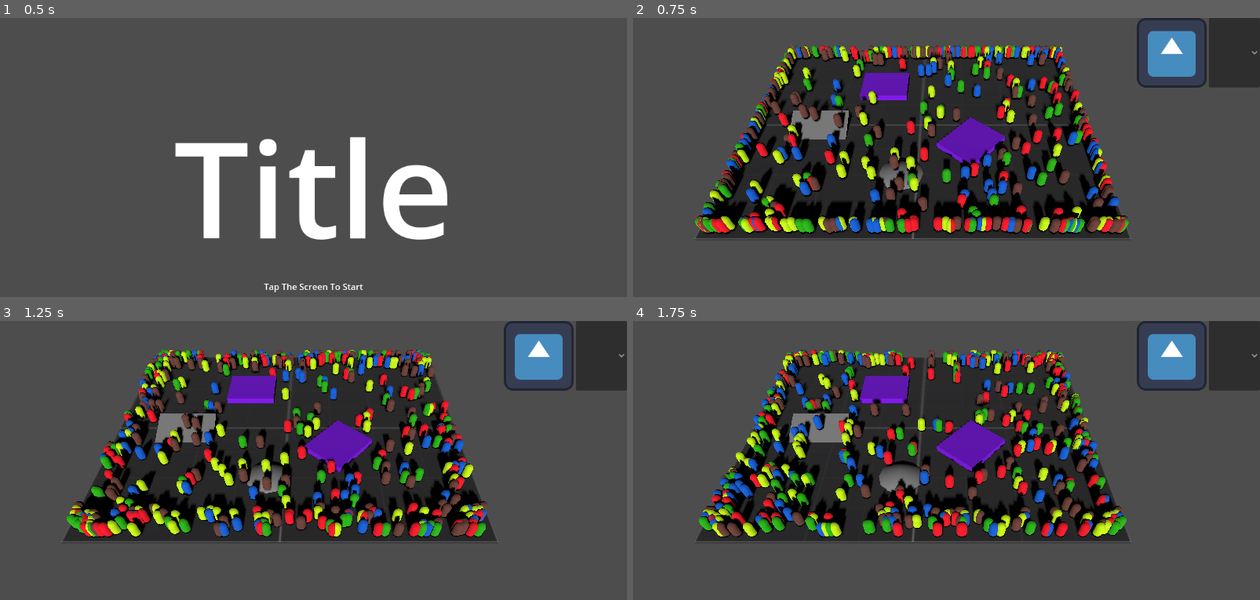
Above: before the commit, frames 1-4 (two rows, left to right).
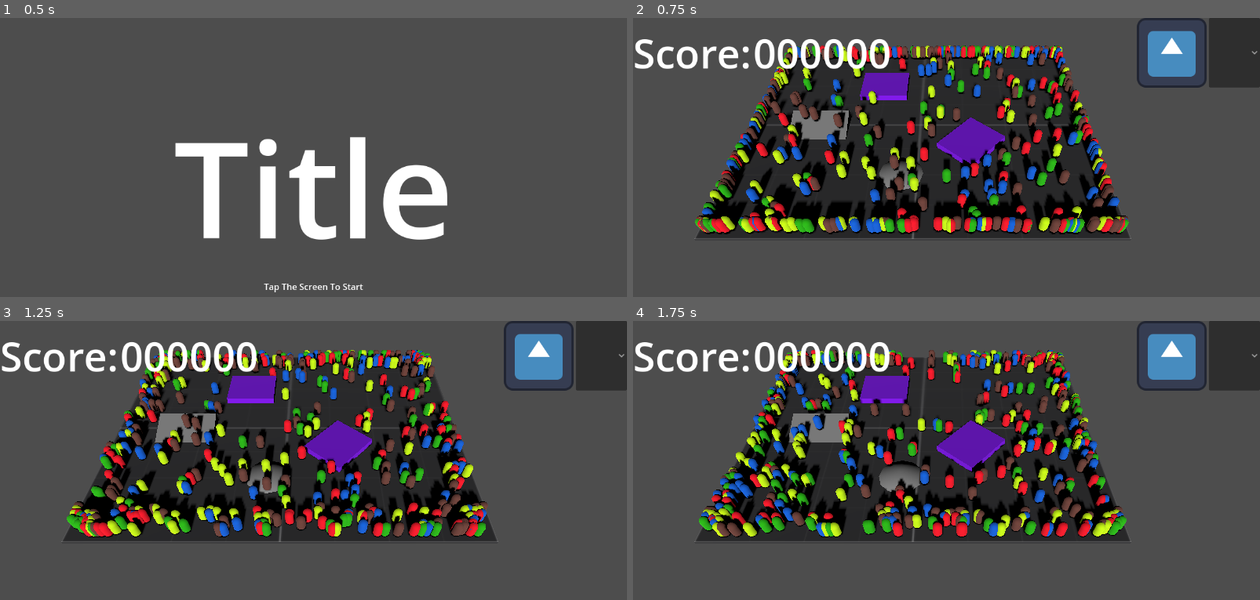
Above: after the commit, the same moments.

Repository: cgo722/DumbAI
Game: Godot game, scene res://main_world.tscn
The game is run twice, just before and just after one commit, with the same random seed, the same clock (stepped at 60 frames per second) and the same inputs. The engine's default icon, where the game draws it, is replaced by a stand-in: a white triangle on a blue panel in a dark square.
Inputs (mouse positions are in pixels of both pictures, inside the frame that each line leads up to):
- Up to frame 1 (0.5 s): no input
- Up to frame 2 (0.75 s): tap Enter at 0.5 s; move the mouse to (1084, 177) at 0.52 s; click (1084, 177) at 0.67 s
- Up to frame 3 (1.25 s): no input
- Up to frame 4 (1.75 s): click (1172, 354) at 1.25 s

Frame 1 is identical in both runs. In frame 2, 1.9% of the frame differs, in the area x 0-41%, y 7-19%; in frame 3, 1.9%; in frame 4, 1.9%.

Commit message:
Fixed the lack of touch controls working and added a score label to the hud

Diff:
--- a/Controlls/mobile_input.gd
+++ b/Controlls/mobile_input.gd
@@ -11,9 +11,12 @@
 var drag_offset: Vector3 = Vector3.ZERO
 
 func _unhandled_input(event):
+	print("Received input:", event)
 	if event is InputEventScreenTouch:
+		print("Screen touch:", event.pressed)
 		if event.pressed:
 			grabbed_agent = raycast_ai(event.position)
+			print("Grabbed agent:", grabbed_agent)
 			if grabbed_agent:
 				var from = camera.project_ray_origin(event.position)
 				var to = from + camera.project_ray_normal(event.position) * 1000
@@ -28,6 +31,7 @@
 				grabbed_agent = null
 
 	elif event is InputEventScreenDrag and grabbed_agent:
+		print("Dragging agent at position:", event.position)
 		var from = camera.project_ray_origin(event.position)
 		var to = from + camera.project_ray_normal(event.position) * 1000
 		var intersect = drag_plane.intersects_ray(from, to)
@@ -50,5 +54,6 @@
 	if result:
 		# do something with result
 		if result.collider and result.collider.is_in_group("ai_agents"):
+			print("Raycast hit:", result.collider)
 			return result.collider
 	return null
--- a/Levels/Menus/HUD.tscn
+++ b/Levels/Menus/HUD.tscn
@@ -19,8 +19,8 @@
 anchors_preset = 1
 anchor_left = 1.0
 anchor_right = 1.0
-offset_left = -1.0
-offset_bottom = 1.0
+offset_left = -226.0
+offset_bottom = 128.0
 grow_horizontal = 0
 alignment = 2
 
@@ -35,3 +35,18 @@
 popup/item_0/id = 0
 popup/item_1/text = "Quit"
 popup/item_1/id = 1
+
+[node name="HBoxContainer2" type="HBoxContainer" parent="."]
+layout_mode = 1
+offset_right = 474.0
+offset_bottom = 128.0
+
+[node name="Label" type="Label" parent="HBoxContainer2"]
+layout_mode = 2
+theme_override_font_sizes/font_size = 74
+text = "Score:"
+
+[node name="Label2" type="Label" parent="HBoxContainer2"]
+layout_mode = 2
+theme_override_font_sizes/font_size = 74
+text = "000000"
--- a/Levels/Menus/hud.gd
+++ b/Levels/Menus/hud.gd
@@ -5,6 +5,7 @@
 
 # Called when the node enters the scene tree for the first time.
 func _ready() -> void:
+	mouse_filter = Control.MOUSE_FILTER_IGNORE
 	restart_button.pressed.connect(_on_restart_pressed)
 	dropdown.item_selected.connect(_on_dropdown_selected)
 
--- a/Levels/Playground.tscn
+++ b/Levels/Playground.tscn
@@ -1,7 +1,7 @@
 [gd_scene load_steps=10 format=3 uid="uid://c5eqq7rkoymst"]
 
 [ext_resource type="PackedScene" uid="uid://ddvcubqa18bly" path="res://AI/AIBase.tscn" id="1_giaex"]
-[ext_resource type="Script" uid="uid://m1ks7ri76oex" path="res://Levels/playground.gd" id="1_x0ngj"]
+[ext_resource type="Script" uid="uid://m1ks7ri76oex" path="res://Levels/Playground.gd" id="1_x0ngj"]
 [ext_resource type="PackedScene" uid="uid://c3pvspr5eung" path="res://Controlls/mobile input.tscn" id="3_37bg0"]
 [ext_resource type="Material" uid="uid://dgjiw8udooecr" path="res://addons/prototype_mini_bundle/M_prototype_dark.tres" id="3_cxhbv"]
 [ext_resource type="PackedScene" uid="uid://ecv6kkicc3lp" path="res://Danger_zone/Danger_Zone_Base.tscn" id="5_bpo5k"]
